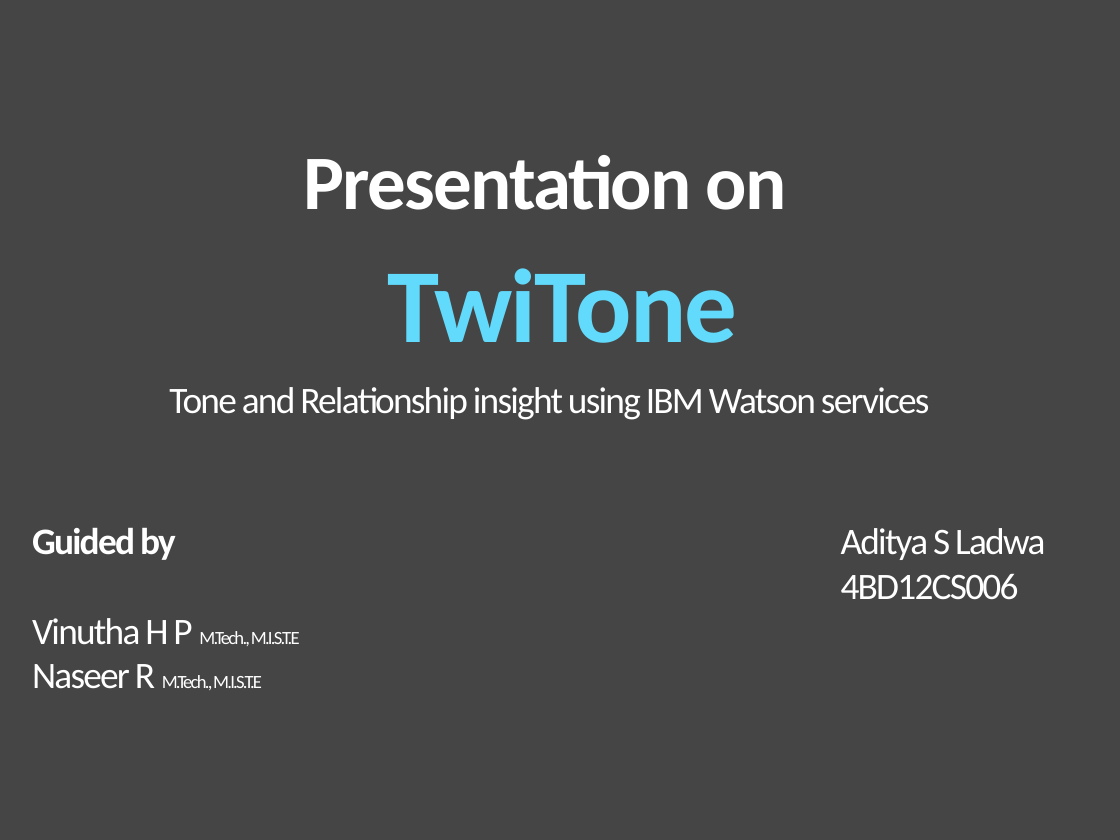
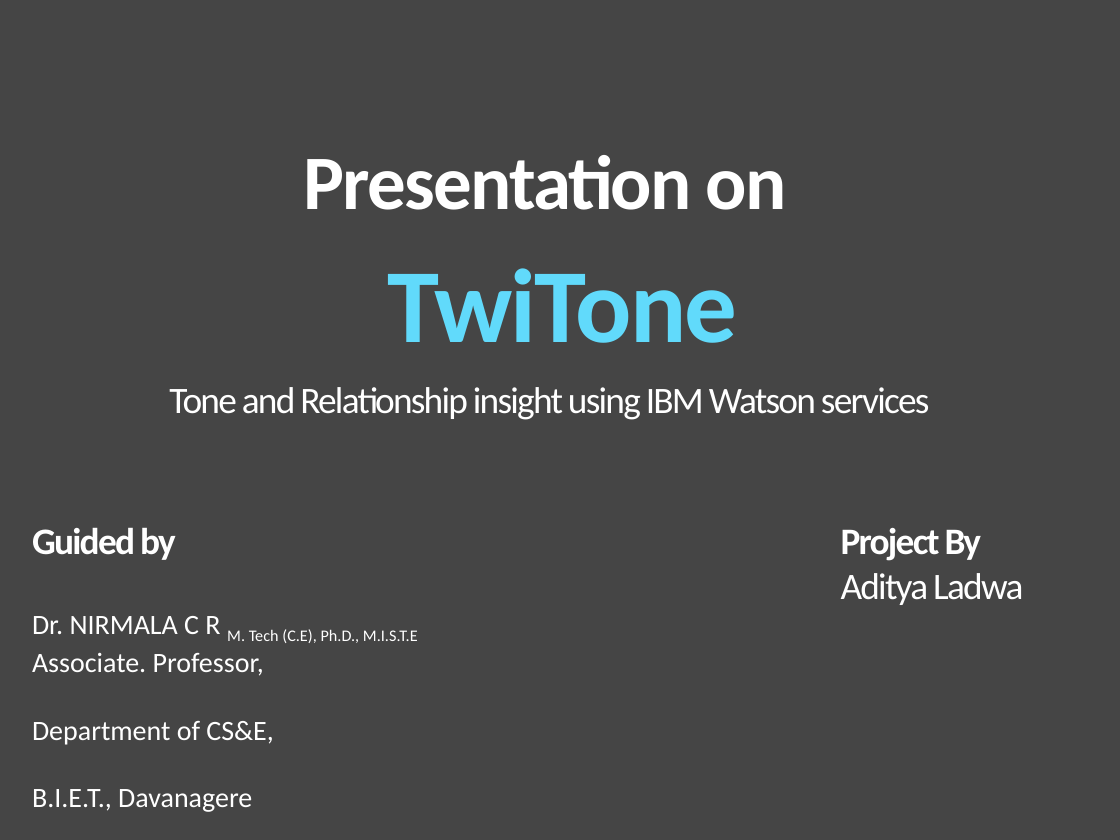
Before and after one commit to LadwaAditya/TwiTone, a slide deck: slide 1 of Presentation.pptx. Drawn at 1120x840 pixels with LibreOffice and Linux fonts; fonts in the diff are those of the drawing. Boxes give left, top, right and bottom in pixels: in the first picture for what was removed or moved away, otherwise in the second. Text is boxed around its words. In the diff, an @@ line names an element or a change of style, - is before the commit and + after.

Commit message:
fect: Modified presentation

```diff
--- a/Presentation.pptx
+++ b/Presentation.pptx
@@ text at (841,528,1023,605): text changed @@
-Aditya S Ladwa
-4BD12CS006
+Project By
+Aditya Ladwa
@@ text at (32,616,418,812): text changed; size 12 to 18 pt @@
-Vinutha H P M.Tech., M.I.S.T.E
-Naseer R M.Tech., M.I.S.T.E
+Dr. NIRMALA C R M. Tech (C.E), Ph.D., M.I.S.T.E
+Associate. Professor,
+Department of CS&E,
+B.I.E.T., Davanagere
```
